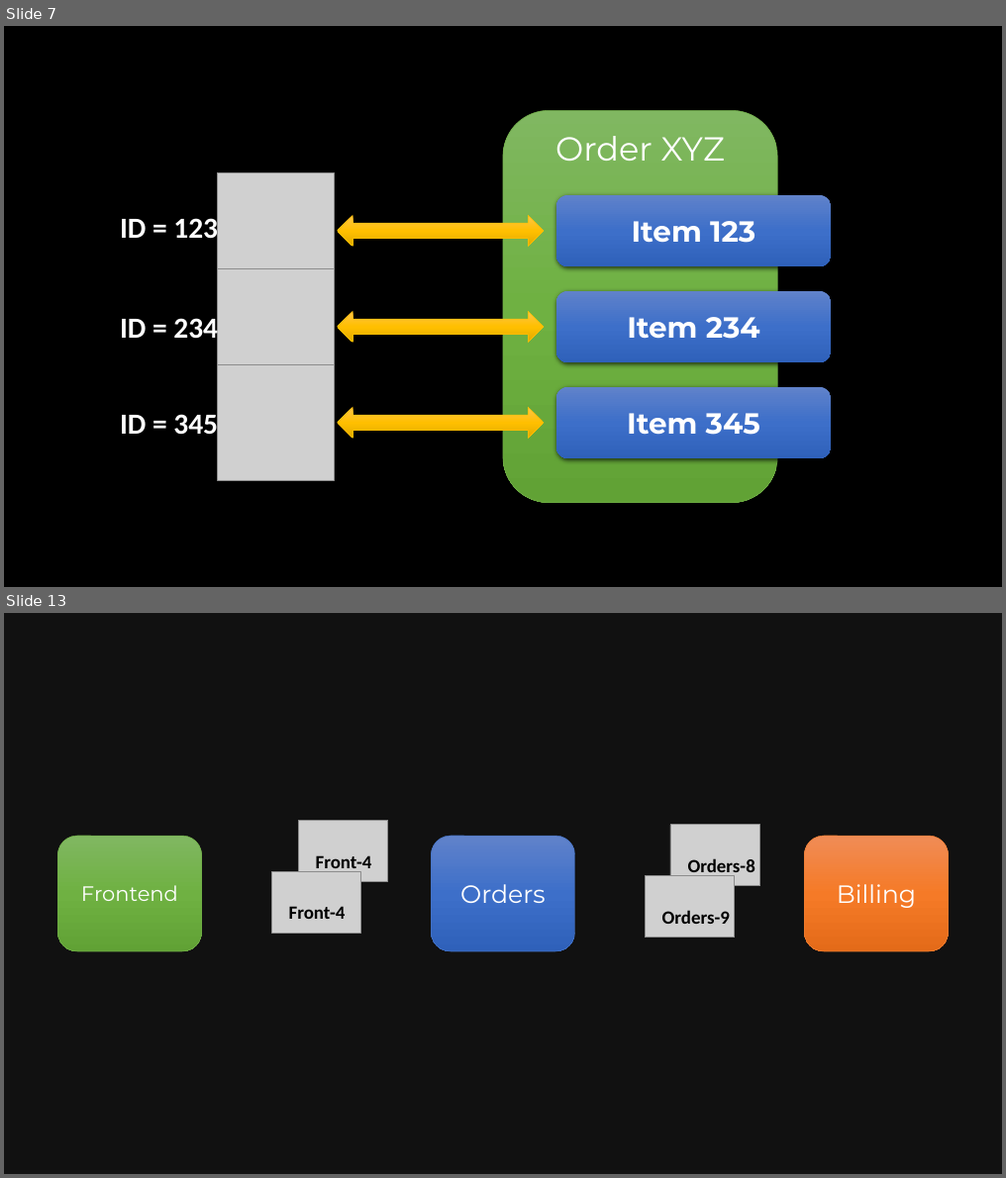
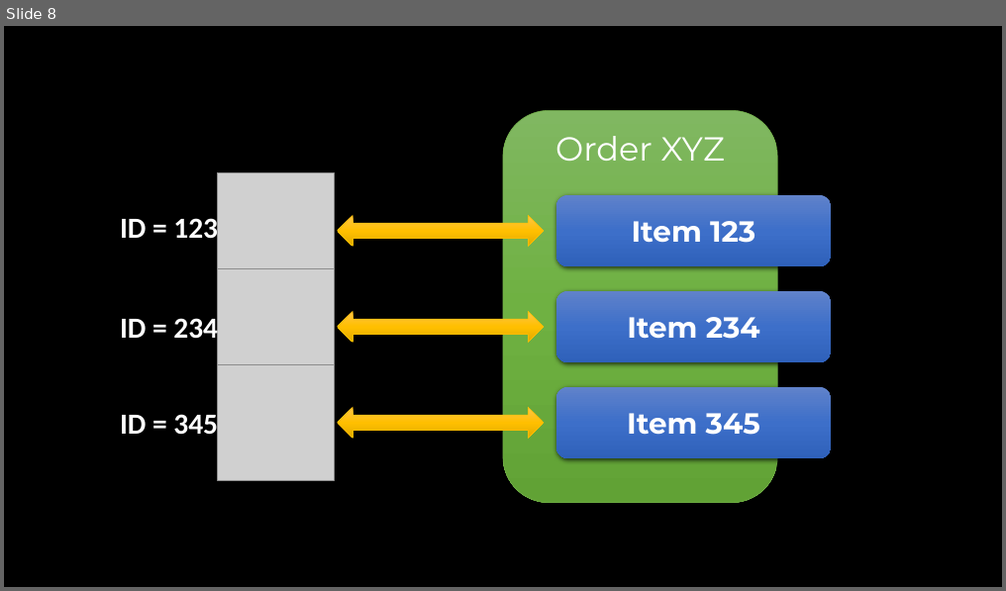
Before and after one commit to SzymonPobiega/IShallSayThisOnlyOnce, a slide deck: docs/images.pptx. Shown one above the other, each under a label of ours: slides 7 and 13 before the commit, slide 8 after it; the slides between them are not shown. The pictures are 1006x1178 and 1006x591 pixels, drawn with LibreOffice and Linux fonts; fonts in the diff are those of the drawing; grey boxes stand for pictures. Boxes give left, top, right and bottom in pixels: in the first picture for what was removed or moved away, otherwise in the second. Text is boxed around its words. In the diff, an @@ line names an element or a change of style, - is before the commit and + after.

```diff
--- a/docs/images.pptx
+++ b/docs/images.pptx
@@ slide 13 removed at bbox=[4, 613, 1002, 1174], background #111111 @@
@@ picture removed at bbox=[298, 820, 388, 881] @@
@@ rounded rectangle removed at bbox=[57, 836, 202, 953] @@
-Frontend
@@ rounded rectangle removed at bbox=[432, 836, 575, 953] @@
-Orders
@@ picture removed at bbox=[670, 825, 760, 886] @@
@@ rounded rectangle removed at bbox=[804, 836, 948, 953] @@
-Billing
@@ picture removed at bbox=[271, 871, 361, 933] @@
@@ text removed at bbox=[316, 856, 372, 873] @@
-Front-4
@@ picture removed at bbox=[645, 875, 735, 937] @@
@@ text removed at bbox=[688, 859, 755, 878] @@
-Orders-8
@@ text removed at bbox=[289, 906, 346, 919] @@
-Front-4
@@ text removed at bbox=[662, 910, 730, 924] @@
-Orders-9
@@ what was slide 7 is now slide 8 @@
```
Also in this commit, not shown: 11 slides changed, 2 other slides removed, 2 other files.
